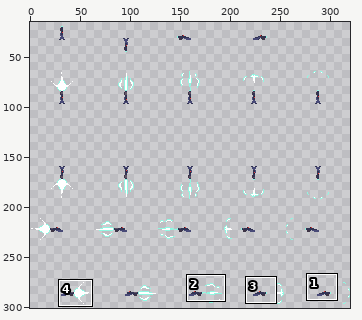
Edited in one commit: sprite sheet (Test_Loopguy/Content/guns.png). Above: a wide view before the commit, with the close-up outlined.
Close-up. Before:
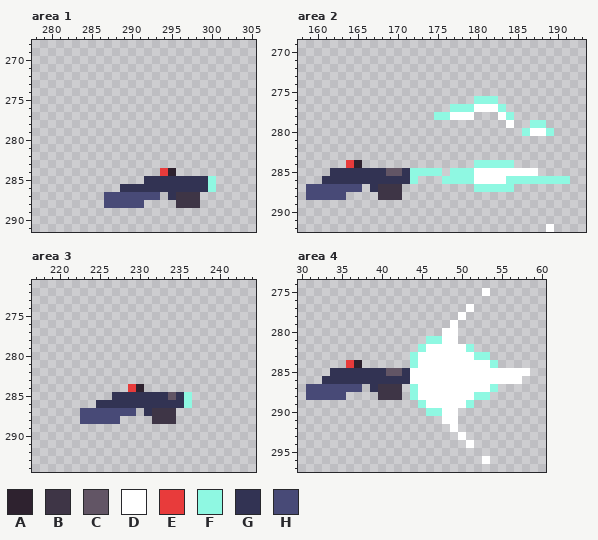
The file is 320x320 pixels. Shown: area 1: x 278..305, y 268..291; area 2: x 158..193, y 269..292; area 3: x 217..244, y 271..294; area 4: x 30..60, y 274..297. The wide view leaves out empty margins. The commit also changed other parts of the picture, which this record leaves out.
Palette (. is transparent): A #2e222f  B #3e3546  C #625565  D #ffffff  E #e83b3b  F #8ff8e2  G #323353  H #484a77
Pixels before, area 1, first column x 287:
284 .......EA.....
285 .....GGGGGGGGF
286 ..GGGGGGGGGGGF
287 HHHHHHH.GBBB..
288 HHHHH....BBB..
Pixels before, area 2, first column x 159:
276 .....................FFF.........
277 ..................FFFDDDF........
278 ................FFDDD...DF.......
279 .........................D..FF...
280 ...........................FDDF..
281 .................................
282 .................................
283 .................................
284 .....EA..............FFFFF.......
285 ...GGGGGGGCCGFFFF.FFFDDDDDDDD....
286 ..GGGGGGGGGGGF...FFFFDDDDFFFFFFFF
287 HHHHHHH.GBBB.........FFFFF.......
288 HHHHH....BBB.....................
289 .................................
290 .................................
291 .................................
292 ..............................D..
Pixels before, area 3, first column x 223:
284 ......EA......
285 ....GGGGGGGCGF
286 ..GGGGGGGGGGGF
287 HHHHHHH.GBBB..
288 HHHHH....BBB..
Pixels before, area 4, first column x 31:
275 ......................D.....
276 ............................
277 ....................D.......
278 ...................D........
279 ..................D.........
280 .................DD.........
281 ...............FFDD.........
282 ..............FDDDDDF.......
283 .............FDDDDDDDFF.....
284 .....EA......FDDDDDDDDDF....
285 ...GGGGGGGCCGDDDDDDDDDDDDDDD
286 ..GGGGGGGGGGGDDDDDDDDDDDDDD.
287 HHHHHHH.GBBB.FDDDDDDDDDF....
288 HHHHH....BBB.FDDDDDDDFF.....
289 ..............FDDDDDF.......
290 ...............FFDD.........
291 .................DD.........
292 ..................D.........
293 ...................D........
294 ....................D.......
295 ............................
296 ......................D.....
And afterwards:
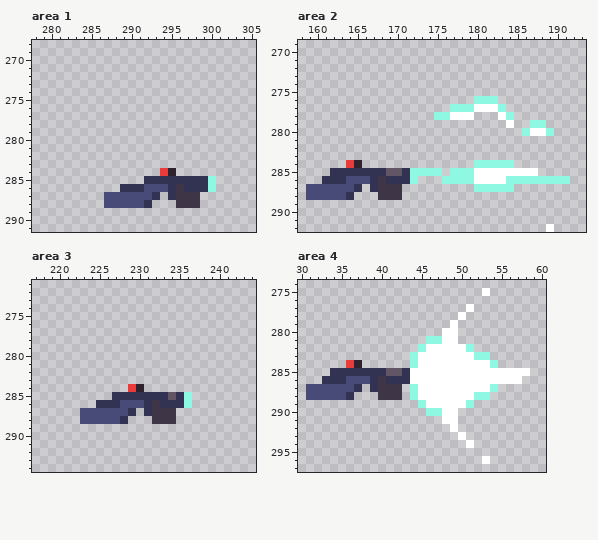
Diff:
Area 1:
y 286: x 292..294 GGG -> HHH; x 296 G -> B
y 287: x 293 H -> G
y 288: x 292 . -> G
Area 2:
y 286: x 164..166 GGG -> HHH; x 168 G -> B
y 287: x 165 H -> G
y 288: x 164 . -> G
Area 3:
y 286: x 228..230 GGG -> HHH; x 232 G -> B
y 287: x 229 H -> G
y 288: x 228 . -> G
Area 4:
y 286: x 36..38 GGG -> HHH; x 40 G -> B
y 287: x 37 H -> G
y 288: x 36 . -> G
Changed places in both close-ups, as pixel boxes (x1, y1, x2, y2):
changed: (144, 184, 184, 208)
changed: (346, 176, 386, 200)
changed: (120, 400, 160, 424)
changed: (346, 376, 386, 400)
